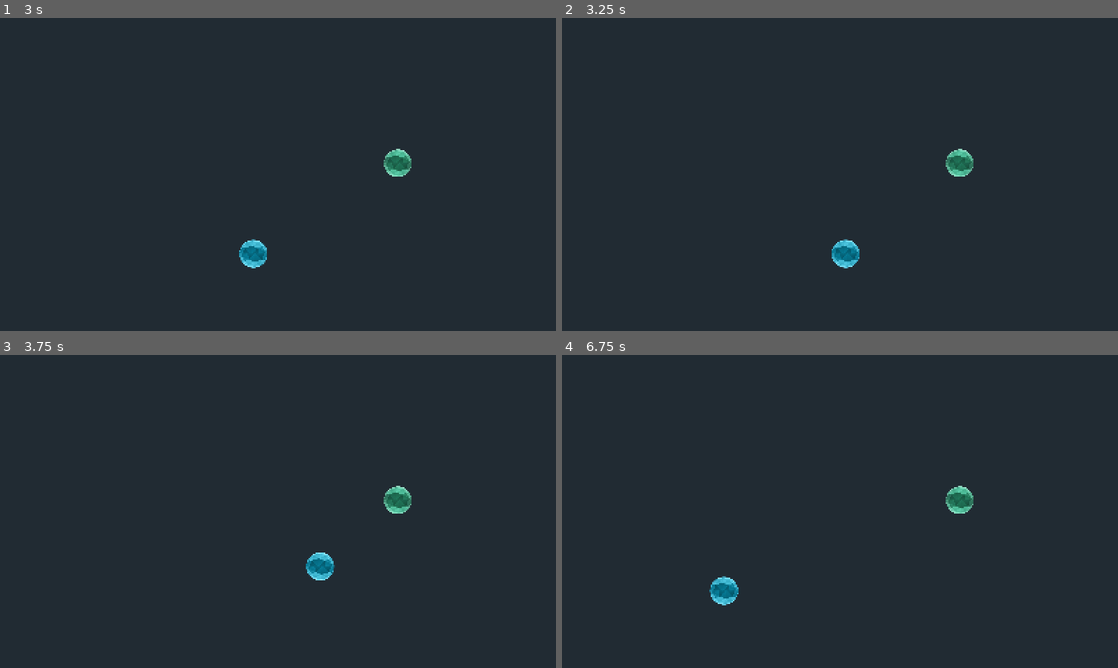
Above: before the commit, frames 1-4 (two rows, left to right).
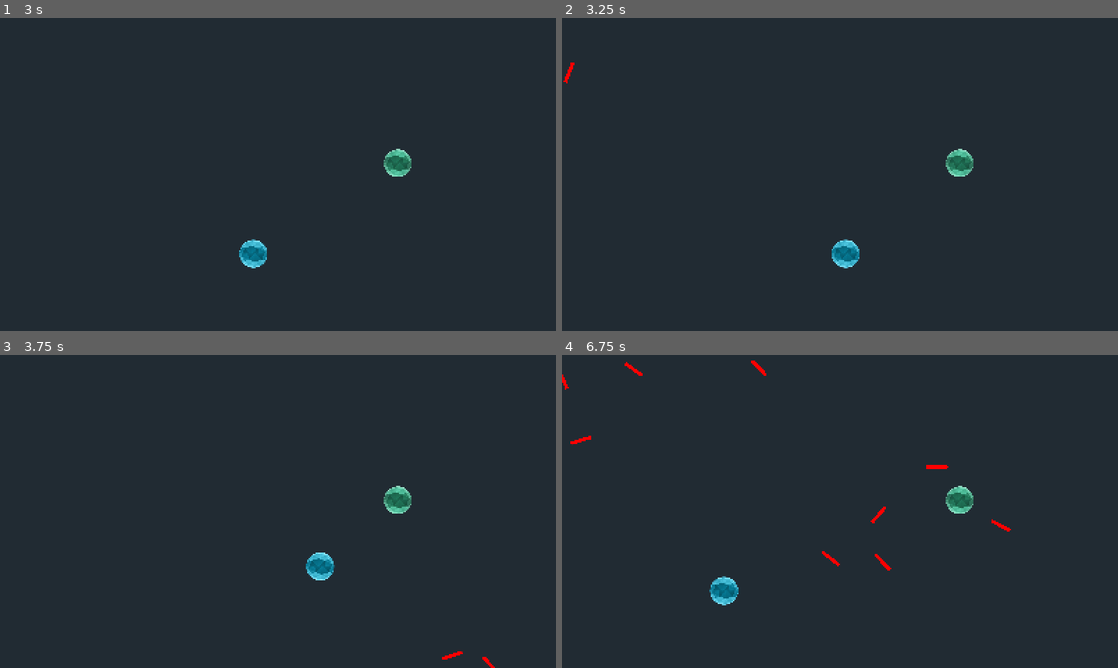
Above: after the commit, the same moments.

Repository: thehaudedai/project-remnants
Game: Godot game, scene res://scenes/ui_and_resusable/main_menu.tscn
The game is run twice, just before and just after one commit, with the same random seed, the same clock (stepped at 60 frames per second) and the same inputs.
Inputs:
- Up to frame 1 (3 s): click "PLAY" at 0.5 s; tap Enter at 1.25 s; hold D (blue_right) 1.28-2.03 s; hold S (blue_down) 2.03-2.78 s; hold D (blue_right) from 2.78 s (still down)
- Up to frame 2 (3.25 s): keep holding D (blue_right)
- Up to frame 3 (3.75 s): release D (blue_right) at 3.53 s; hold W (blue_up) from 3.53 s (still down)
- Up to frame 4 (6.75 s): release W (blue_up) at 4.28 s; hold A (blue_left) 4.28-5.78 s; hold S (blue_down) 5.78-6.53 s; hold D (blue_right) from 6.53 s (still down)

Frame 1 is identical in both runs. In frame 2, less than 0.1% of the frame differs, in the area x 0-3%, y 14-21%; in frame 3, less than 0.1%; in frame 4, 0.4%, in the area x 0-81%, y 1-69%.

Commit message:
Implemented Pulse Spawning Mechanics

Diff:
--- a/scenes/game_elements/erasure_pulse.tscn
+++ b/scenes/game_elements/erasure_pulse.tscn
@@ -18,5 +18,12 @@
 rotation = 1.5707964
 shape = SubResource("CapsuleShape2D_qp1b3")
 
+[node name="ColorRect" type="ColorRect" parent="."]
+offset_left = -31.0
+offset_top = -5.0
+offset_right = -25.0
+offset_bottom = 5.0
+color = Color(1, 0, 0, 1)
+
 [connection signal="area_entered" from="." to="." method="_on_area_entered"]
 [connection signal="body_entered" from="." to="." method="_on_body_entered"]
--- a/scenes/gamemode/memory_survival.tscn
+++ b/scenes/gamemode/memory_survival.tscn
@@ -17,3 +17,9 @@
 
 [node name="GreenOrb" parent="." instance=ExtResource("2_3k17h")]
 position = Vector2(1104, 377)
+
+[node name="Timers" type="Node" parent="."]
+
+[node name="PulseTimer" type="Timer" parent="Timers"]
+
+[connection signal="timeout" from="Timers/PulseTimer" to="." method="_on_pulse_timer_timeout"]
--- a/scripts/script_game_elements/erasure_pulse.gd
+++ b/scripts/script_game_elements/erasure_pulse.gd
@@ -31,7 +31,7 @@
 # ------------------------------------------------------------------------------
 # Checks if Pulse is out of the Screen: BOOLEAN
 func outside_border():
-	if position.x < -100 or position.x > (RIGHT_BOUND+100) or position.y < -100 or position.y > (LOWER_BOUND+100):
+	if position.x < -150 or position.x > (RIGHT_BOUND+150) or position.y < -150 or position.y > (LOWER_BOUND+150):
 		return true
 # ------------------------------------------------------------------------------
 
--- a/scripts/script_gamemodes/memory_survival.gd
+++ b/scripts/script_gamemodes/memory_survival.gd
@@ -2,17 +2,22 @@
 
 # ------------------------------------------------------------------------------
 # Game Elements
+@onready var blue_orb: CharacterBody2D = $BlueOrb
+@onready var green_orb: CharacterBody2D = $GreenOrb
+@onready var pulse_timer: Timer = $Timers/PulseTimer
 
 
 # Variables + Constants
 const RIGHT_BOUND = 1600
 const LOWER_BOUND = 900
+
+var pulse_timer_range = 1
 # ------------------------------------------------------------------------------
 
 
 # ------------------------------------------------------------------------------
 func _ready() -> void:
-	pass # Replace with function body.
+	pulse_timer.start(randf_range(1, pulse_timer_range+1))
 # ------------------------------------------------------------------------------
 
 
@@ -24,5 +29,49 @@
 
 # ------------------------------------------------------------------------------
 func spawn_pulse():
-	pass
+	# Loading the Erasure Pulse
+	const erasure_pulse_scene = preload("res://scenes/game_elements/erasure_pulse.tscn")
+	var erasure_pulse = erasure_pulse_scene.instantiate()
+
+	# Spawn Point:
+	# | 1: Top    | 2: Left    | 3: Bottom    | 4: Right    |
+	var spawn_from = randi_range(1, 4)
+	var spawnx = null
+	var spawny = null
+
+	if spawn_from == 1:
+		spawnx = randi_range(0, RIGHT_BOUND)
+		spawny = -80
+	elif spawn_from == 2:
+		spawny = randi_range(0, LOWER_BOUND)
+		spawnx = -80
+	elif spawn_from == 3:
+		spawnx = randi_range(0, RIGHT_BOUND)
+		spawny = LOWER_BOUND+80
+	elif spawn_from == 4:
+		spawny = randi_range(0, LOWER_BOUND)
+		spawnx = RIGHT_BOUND+80
+
+	# Target Point:
+	var targetx = randi_range(10, RIGHT_BOUND)
+	var targety = randi_range(10, LOWER_BOUND)
+
+	# Getting angle:
+	# Using Slope Formula: -> Int Value
+	var delta_y = targety - spawny
+	var delta_x = targetx - spawnx
+
+	# Tan int Value: -> Angle
+	var angle_radian = atan2(delta_y, delta_x)
+	var angle_degree = (180 * angle_radian) / PI
+	# Angle -> Rotation
+	erasure_pulse.rotation_degrees = angle_degree
+
+	erasure_pulse.position = Vector2(spawnx, spawny)
+	return erasure_pulse
 # ------------------------------------------------------------------------------
+
+
+func _on_pulse_timer_timeout() -> void:
+	add_child(spawn_pulse())
+	pulse_timer.start(randf_range(0, pulse_timer_range))
